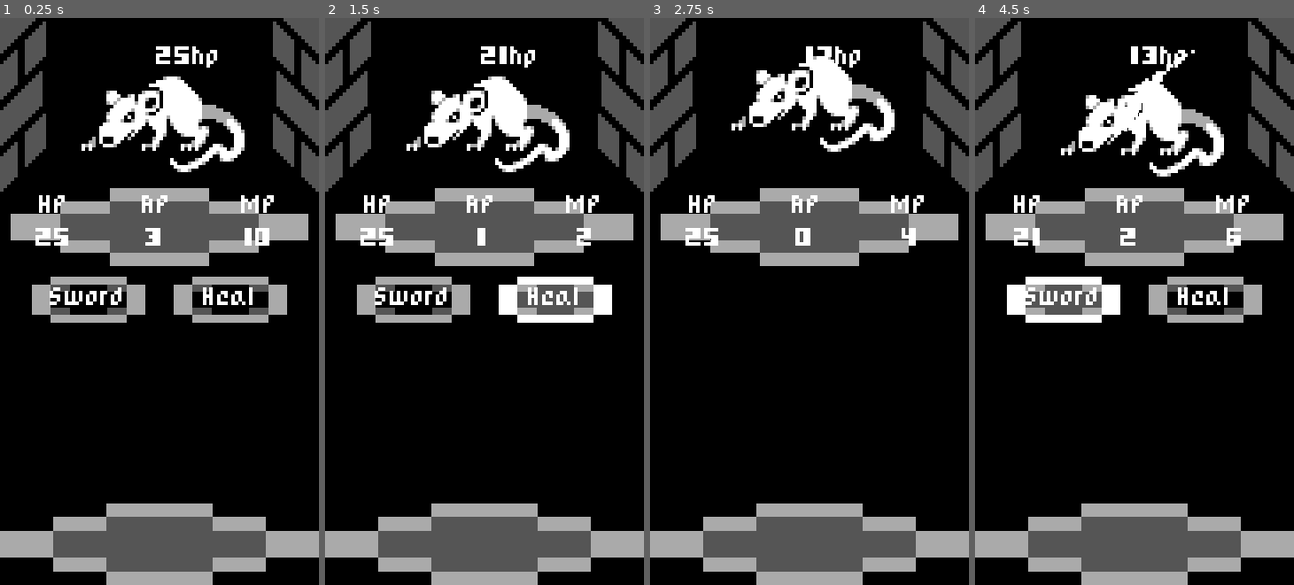
Above: before the commit, frames 1-4 (left to right).
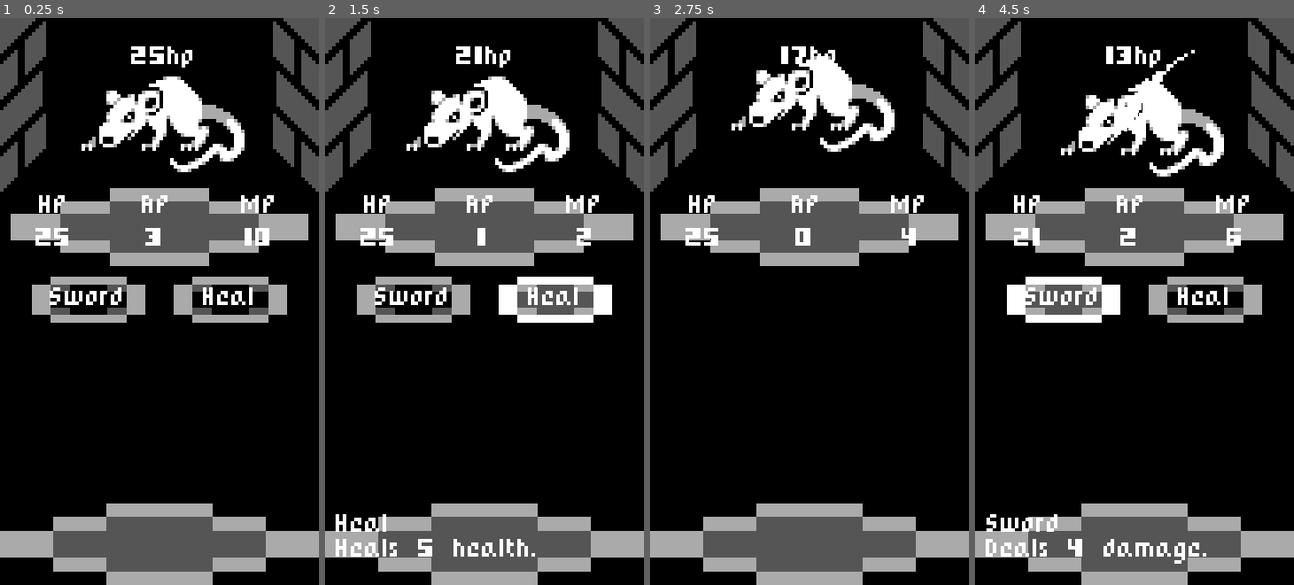
Above: after the commit, the same moments.

Repository: lufog/godot-heartbeast-mobile-rpg
Game: Godot game, scene res://battle.tscn
Two runs of this game, one before a commit and one after it. Both use one fixed random seed, a clock stepped at 60 frames per second and the inputs below.
Inputs (mouse positions are in pixels of both pictures, inside the frame that each line leads up to):
- Up to frame 1 (0.25 s): no input
- Up to frame 2 (1.5 s): click "Sword" at 0.5 s; click "Heal" at 1.25 s
- Up to frame 3 (2.75 s): click "Sword" at 2 s
- Up to frame 4 (4.5 s): move the mouse to (1204, 273) at 2.77 s; click "Heal" at 3.5 s; click "Sword" at 4.25 s

The runs differ from the first frame. In frame 1, 0.4% of the frame differs, in the area x 41-69%, y 5-9%; in frame 2, 1.4%; in frame 3, 0.4%; in frame 4, 1.5%, in the area x 3-73%, y 5-97%.

Commit message:
Adding Button and Enemy Descriptions

Diff:
--- a/action_button/action_button.tscn
+++ b/action_button/action_button.tscn
@@ -1,9 +1,14 @@
-[gd_scene load_steps=2 format=3 uid="uid://bveidgc36uixc"]
+[gd_scene load_steps=3 format=3 uid="uid://bveidgc36uixc"]
 
 [ext_resource type="Script" path="res://action_button/action_button.gd" id="1_eitq4"]
+[ext_resource type="PackedScene" uid="uid://cxtld3afhgjbt" path="res://hover_info/hover_info.tscn" id="2_k5455"]
 
 [node name="ActionButton" type="Button"]
 custom_minimum_size = Vector2(32, 13)
 offset_right = 4.0
 offset_bottom = 4.0
 script = ExtResource("1_eitq4")
+
+[node name="HoverInfo" parent="." instance=ExtResource("2_k5455")]
+grow_horizontal = 2
+grow_vertical = 2
--- a/action_button/heal_action_button.tscn
+++ b/action_button/heal_action_button.tscn
@@ -6,3 +6,8 @@
 [node name="HealActionButton" instance=ExtResource("1_qha5g")]
 text = "Heal"
 script = ExtResource("2_3v7qv")
+
+[node name="HoverInfo" parent="." index="0"]
+layout_mode = 3
+description = "Heal
+Heals 5 health."
--- a/action_button/sword_action_button.tscn
+++ b/action_button/sword_action_button.tscn
@@ -6,3 +6,8 @@
 [node name="SwordActionButton" instance=ExtResource("1_u4n3c")]
 text = "Sword"
 script = ExtResource("2_7jseb")
+
+[node name="HoverInfo" parent="." index="0"]
+layout_mode = 3
+description = "Sword
+Deals 4 damage."
--- a/battle.gd
+++ b/battle.gd
@@ -41,7 +41,7 @@
 func start_enemy_turn() -> void:
 	battle_action_buttons.hide()
 	var enemy = battle_units.enemy
-	if enemy != null:
+	if enemy != null and not enemy.is_queued_for_deletion():
 		enemy.attack()
 		await enemy.end_turn
 	start_player_turn()
--- a/battle.tscn
+++ b/battle.tscn
@@ -75,11 +75,13 @@
 anchor_bottom = 1.0
 grow_horizontal = 2
 grow_vertical = 2
+mouse_filter = 2
 
 [node name="CenterContainer" type="CenterContainer" parent="UI"]
 layout_mode = 0
 offset_right = 90.0
 offset_bottom = 48.0
+mouse_filter = 2
 
 [node name="NextRoomButton" type="Button" parent="UI/CenterContainer"]
 visible = false
@@ -169,6 +171,19 @@
 offset_right = 90.0
 offset_bottom = 160.0
 
+[node name="TextBox" type="RichTextLabel" parent="UI/TextBoxPanel"]
+layout_mode = 1
+anchors_preset = 15
+anchor_right = 1.0
+anchor_bottom = 1.0
+offset_left = 3.0
+offset_top = 3.0
+offset_right = -3.0
+offset_bottom = -2.0
+grow_horizontal = 2
+grow_vertical = 2
+scroll_active = false
+
 [node name="FadeColorRect" type="ColorRect" parent="."]
 modulate = Color(1, 1, 1, 0)
 anchors_preset = 15
--- a/enemies/enemy.tscn
+++ b/enemies/enemy.tscn
@@ -1,7 +1,8 @@
-[gd_scene load_steps=7 format=3 uid="uid://p2e6i2n5evvw"]
+[gd_scene load_steps=8 format=3 uid="uid://p2e6i2n5evvw"]
 
 [ext_resource type="Script" path="res://enemies/enemy.gd" id="1_nu4ce"]
 [ext_resource type="Texture2D" uid="uid://cj8jhmism1c8x" path="res://enemies/textures/rat.png" id="2_g065r"]
+[ext_resource type="PackedScene" uid="uid://cxtld3afhgjbt" path="res://hover_info/hover_info.tscn" id="3_bo3h8"]
 
 [sub_resource type="Animation" id="Animation_nlwaw"]
 length = 0.001
@@ -79,14 +80,24 @@
 texture = ExtResource("2_g065r")
 
 [node name="HPLabel" type="Label" parent="."]
-offset_left = -2.0
+offset_left = -9.0
 offset_top = -23.0
-offset_right = 16.0
+offset_right = 9.0
 offset_bottom = -14.0
 text = "0"
+horizontal_alignment = 1
 vertical_alignment = 1
 
 [node name="AnimationPlayer" type="AnimationPlayer" parent="."]
 libraries = {
 "": SubResource("AnimationLibrary_owu18")
 }
+
+[node name="HoverInfo" parent="." instance=ExtResource("3_bo3h8")]
+anchors_preset = 0
+anchor_right = 0.0
+anchor_bottom = 0.0
+offset_left = -16.0
+offset_top = -16.0
+offset_right = 16.0
+offset_bottom = 16.0
--- a/enemies/rat.tscn
+++ b/enemies/rat.tscn
@@ -6,3 +6,10 @@
 
 [node name="HPLabel" parent="." index="1"]
 text = "25hp"
+
+[node name="HoverInfo" parent="." index="3"]
+offset_left = -24.0
+offset_top = -15.0
+offset_right = 24.0
+offset_bottom = 15.0
+description = "A mean rat."
--- a/enemies/slime.tscn
+++ b/enemies/slime.tscn
@@ -12,3 +12,10 @@
 
 [node name="HPLabel" parent="." index="1"]
 text = "35hp"
+
+[node name="HoverInfo" parent="." index="3"]
+offset_left = -22.0
+offset_top = -10.0
+offset_right = 20.0
+offset_bottom = 10.0
+description = "A green slime."
--- /dev/null
+++ b/hover_info/hover_info.gd
@@ -0,0 +1,16 @@
+extends Control
+
+
+@export_multiline var description := ""
+
+@onready var _root := get_tree().root
+
+
+func _on_mouse_entered() -> void:
+	var text_box: RichTextLabel = _root.find_child("TextBox", true, false)
+	text_box.text = description
+
+
+func _on_mouse_exited() -> void:
+	var text_box: RichTextLabel = _root.find_child("TextBox", true, false)
+	text_box.text = ""
--- /dev/null
+++ b/hover_info/hover_info.tscn
@@ -0,0 +1,14 @@
+[gd_scene load_steps=2 format=3 uid="uid://cxtld3afhgjbt"]
+
+[ext_resource type="Script" path="res://hover_info/hover_info.gd" id="1_gi1nk"]
+
+[node name="HoverInfo" type="Control"]
+layout_mode = 3
+anchors_preset = 15
+anchor_right = 1.0
+anchor_bottom = 1.0
+mouse_filter = 1
+script = ExtResource("1_gi1nk")
+
+[connection signal="mouse_entered" from="." to="." method="_on_mouse_entered"]
+[connection signal="mouse_exited" from="." to="." method="_on_mouse_exited"]
